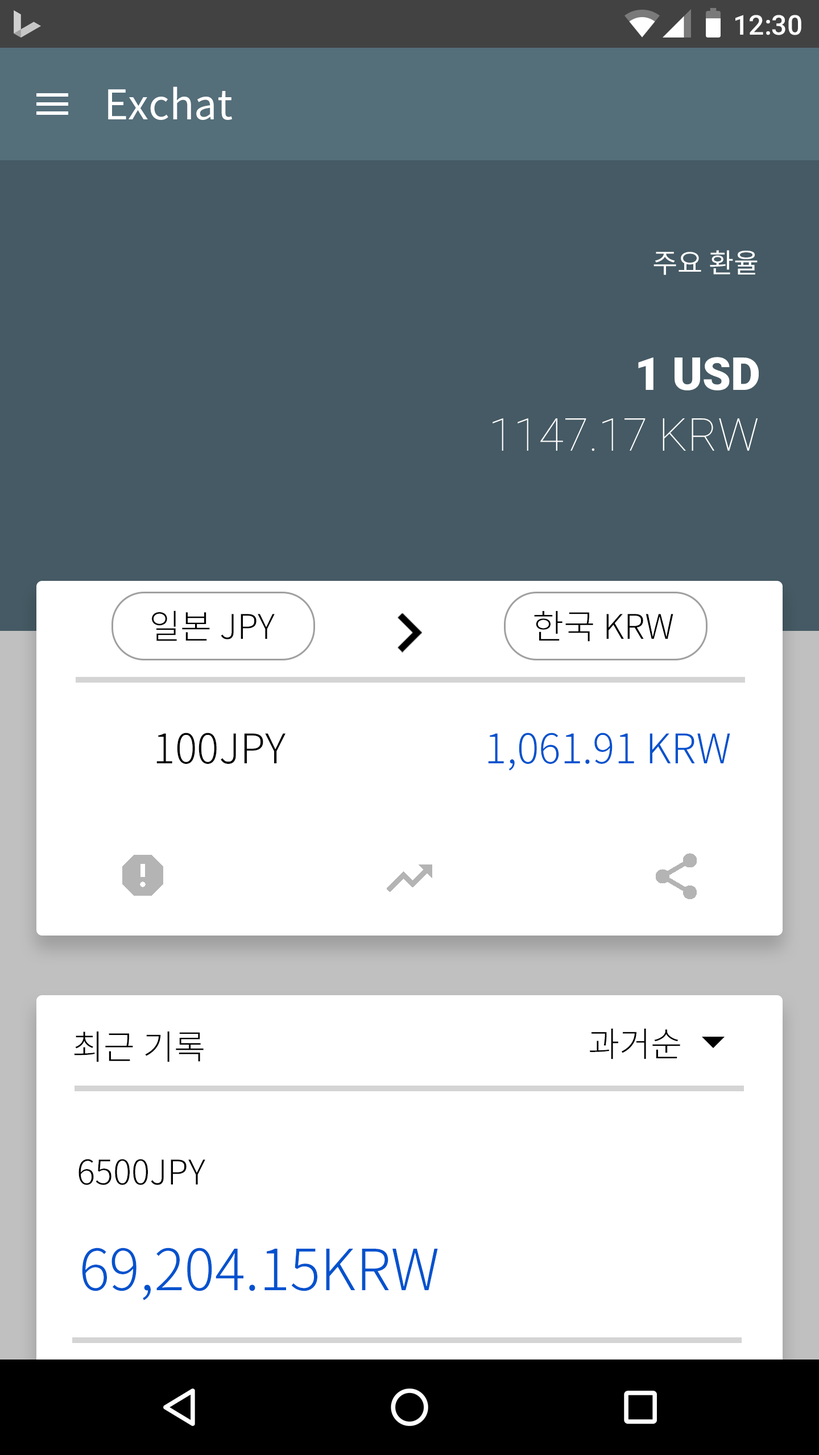
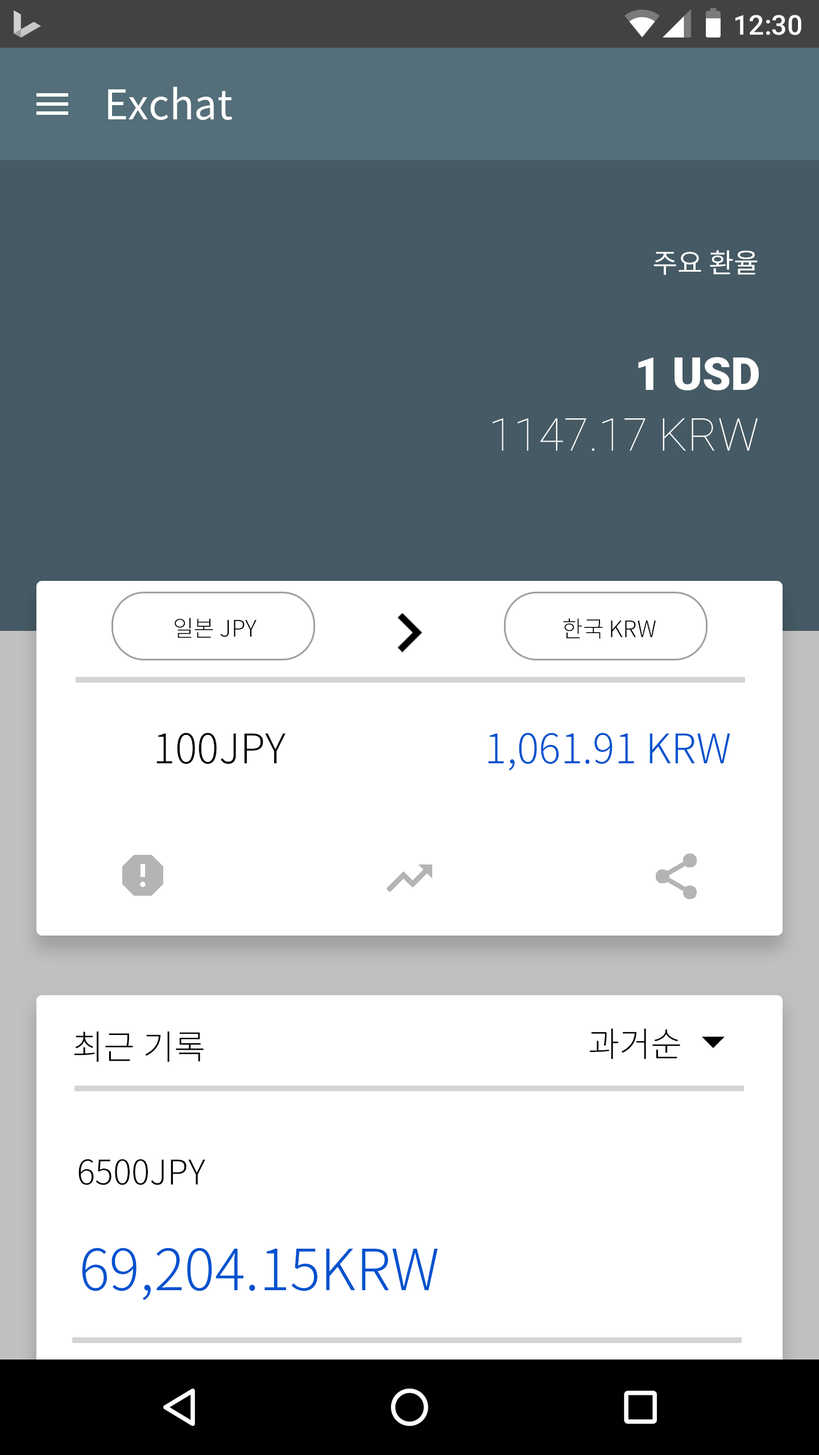
Layered file, before and after one edit (819×1455). Changes by layer:
painted on "한국 KRW" over [533, 611, 674, 642]
painted on "일본 JPY" over [151, 610, 275, 642]
renamed "모서리가 둥근 직사각형 2" to "left_bar", moved it above "right_bar" over [151, 610, 275, 642]
